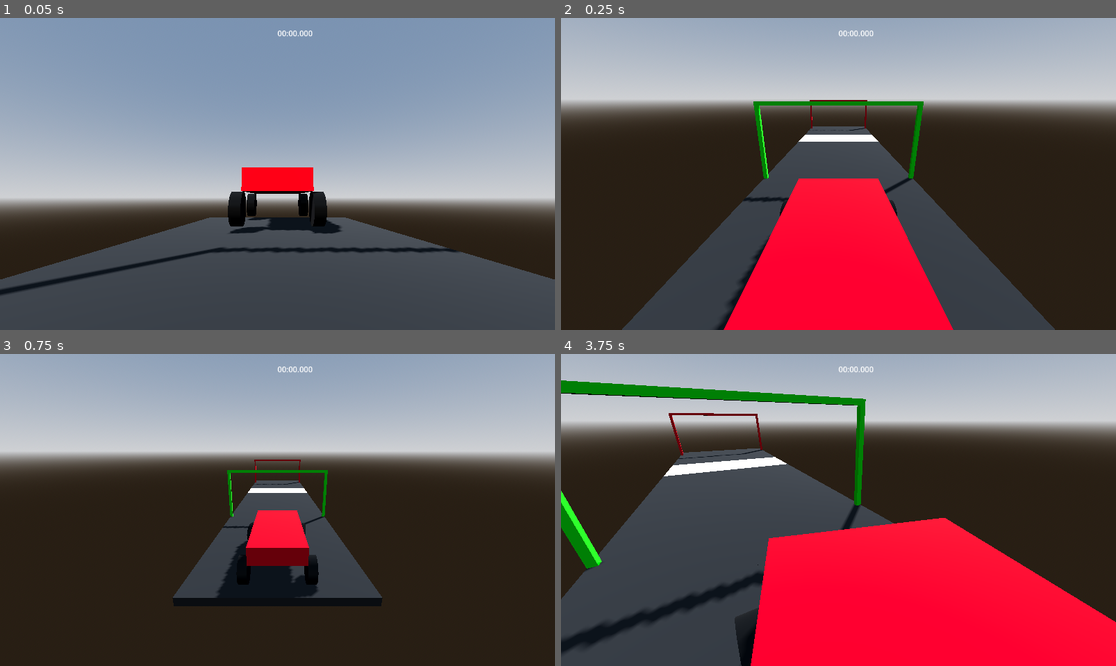
Above: before the commit, frames 1-4 (two rows, left to right).
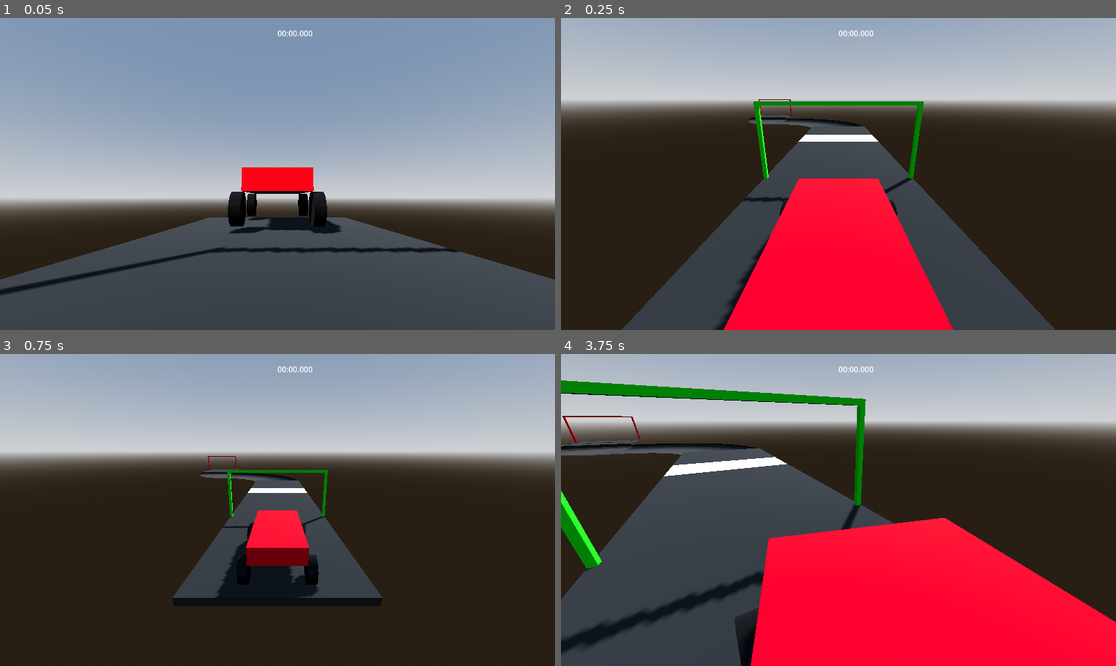
Above: after the commit, the same moments.

Repository: JosePedroDias/godot-trial-maniac
Game: Godot game, scene res://scenes/track1.tscn
Two runs of this game, one before a commit and one after it. Both use one fixed random seed, a clock stepped at 60 frames per second and the inputs below.
Inputs:
- Up to frame 1 (0.05 s): no input
- Up to frame 2 (0.25 s): no input
- Up to frame 3 (0.75 s): hold Right (ui_right) from 0.53 s (still down)
- Up to frame 4 (3.75 s): release Right (ui_right) at 1.28 s; hold Down (ui_down) 1.28-2.03 s; hold Right (ui_right) 2.03-2.78 s; hold Up (ui_up) 2.78-3.53 s; hold Left (ui_left) from 3.53 s (still down)

Frame 1 is identical in both runs. In frame 2, 0.5% of the frame differs, in the area x 33-56%, y 26-37%; in frame 3, 0.4%; in frame 4, 1.3%, in the area x 0-37%, y 18-34%.

Commit message:
asdasdasd

Diff:
--- a/scenes/track1.tscn
+++ b/scenes/track1.tscn
@@ -5,8 +5,10 @@
 [ext_resource type="PackedScene" path="res://scenes/blocks/RoadBooster.tscn" id="4_doyf6"]
 [ext_resource type="PackedScene" path="res://scenes/blocks/RoadFinish.tscn" id="5_cvqpw"]
 [ext_resource type="PackedScene" path="res://scenes/car.tscn" id="6_ssd5m"]
+[ext_resource type="PackedScene" path="res://scenes/blocks/RoadCurveTight.tscn" id="8_levyu"]
 [ext_resource type="Script" uid="uid://d3t3fpwfrfixw" path="res://scripts/follow_camera.gd" id="8_pwued"]
 [ext_resource type="PackedScene" path="res://scenes/hud.tscn" id="9_fufvl"]
+[ext_resource type="PackedScene" path="res://scenes/blocks/RoadCurveWide.tscn" id="9_ryrif"]
 
 [sub_resource type="ProceduralSkyMaterial" id="ProceduralSkyMaterial_kd68p"]
 
@@ -33,6 +35,9 @@
 [node name="RoadStraight2" parent="Track" unique_id=660797023 instance=ExtResource("1_ryrif")]
 transform = Transform3D(-4.371139e-08, 0, 1, 0, 1, 0, -1, 0, -4.371139e-08, -6, 0, 0)
 
+[node name="RoadStraight4" parent="Track" unique_id=1553797861 instance=ExtResource("1_ryrif")]
+transform = Transform3D(-4.371139e-08, 0, 1, 0, 1, 0, -1, 0, -4.371139e-08, 16, 0, -8)
+
 [node name="RoadStraight3" parent="Track" unique_id=1790726755 instance=ExtResource("1_ryrif")]
 transform = Transform3D(-4.371139e-08, 0, 1, 0, 1, 0, -1, 0, -4.371139e-08, -8, 0, 0)
 
@@ -51,8 +56,11 @@
 [node name="@StaticBody3D@3" parent="Track" unique_id=724103589 instance=ExtResource("1_ryrif")]
 transform = Transform3D(-4.371139e-08, 0, 1, 0, 1, 0, -1, 0, -4.371139e-08, 4, 0, 0)
 
+[node name="_StaticBody3D_3" parent="Track" unique_id=1499642161 instance=ExtResource("1_ryrif")]
+transform = Transform3D(-4.371139e-08, 0, 1, 0, 1, 0, -1, 0, -4.371139e-08, 6, 0, 0)
+
 [node name="RoadFinish" parent="Track" unique_id=1424810287 instance=ExtResource("5_cvqpw")]
-transform = Transform3D(-4.371139e-08, 0, 1, 0, 1, 0, -1, 0, -4.371139e-08, 6, 0, 0)
+transform = Transform3D(-4.371139e-08, 0, 1, 0, 1, 0, -1, 0, -4.371139e-08, 18, 0, -8)
 
 [node name="Car" parent="." unique_id=1749673328 instance=ExtResource("6_ssd5m")]
 transform = Transform3D(-4.371139e-08, 0, 1, 0, 1, 0, -1, 0, -4.371139e-08, -7.5, 1, 0)
@@ -65,3 +73,9 @@
 anchors_preset = 15
 grow_horizontal = 2
 grow_vertical = 2
+
+[node name="RoadCurveTight" parent="." unique_id=1577248770 instance=ExtResource("8_levyu")]
+transform = Transform3D(-1, 0, -8.742278e-08, 0, 1, 0, 8.742278e-08, 0, -1, 15, 0, -6)
+
+[node name="RoadCurveWide" parent="." unique_id=1653715944 instance=ExtResource("9_ryrif")]
+transform = Transform3D(1, 0, 0, 0, 1, 0, 0, 0, 1, 7, 0, -6)
